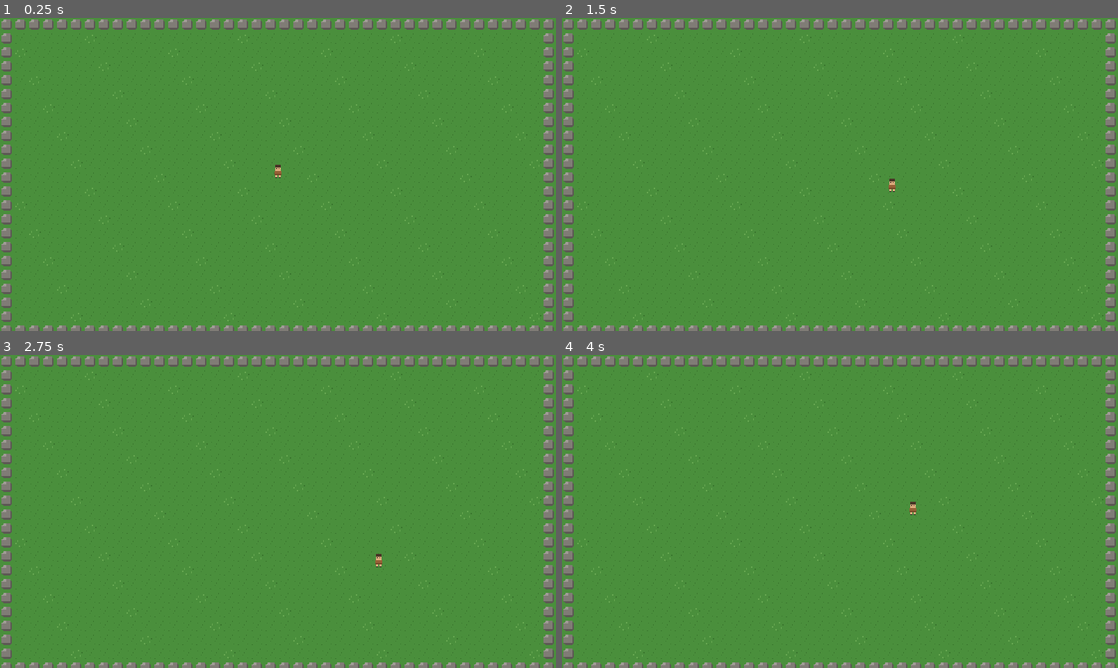
Above: before the commit, frames 1-4 (two rows, left to right).
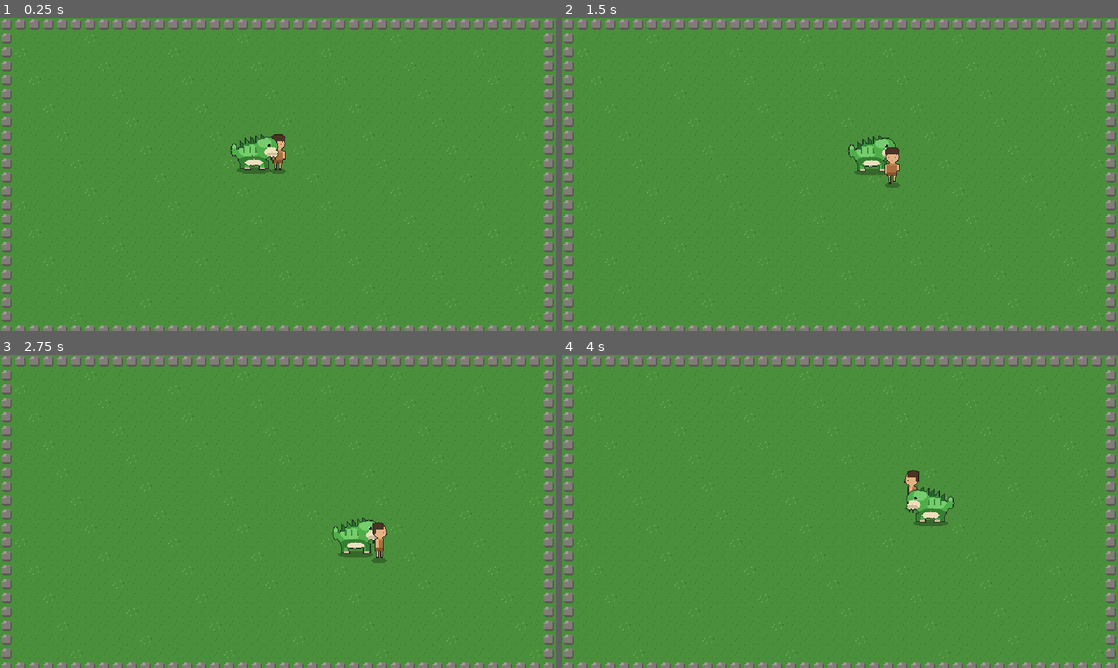
Above: after the commit, the same moments.

Repository: JunLee8108/Stoneage
Game: Godot game, scene res://field.tscn
The game is run twice, just before and just after one commit, with the same random seed, the same clock (stepped at 60 frames per second) and the same inputs.
Inputs:
- Up to frame 1 (0.25 s): no input
- Up to frame 2 (1.5 s): tap Enter at 0.5 s; hold Right (move_right) 0.53-1.28 s; hold Down (move_down) from 1.28 s (still down)
- Up to frame 3 (2.75 s): release Down (move_down) at 2.03 s; hold Right (move_right) from 2.03 s (still down)
- Up to frame 4 (4 s): release Right (move_right) at 2.78 s; hold Up (move_up) 2.78-3.53 s; hold Left (move_left) from 3.53 s (still down)

The runs differ from the first frame. In frame 1, 0.8% of the frame differs, in the area x 41-52%, y 36-52%; in frame 2, 0.8%; in frame 3, 0.8%; in frame 4, 0.8%.

Commit message:
스프라이트 파이프라인: 플레이어/베르가 걷기 시트 + AnimatedSprite2D + 펫 필드 동행
- 플레이어 32×48, 펫 64×64 임시 스프라이트시트 (4방향×4프레임, 추후 PNG 교체 전제)
- SpriteFrames 리소스로 방향별 걷기 애니메이션 구성
- pet_follower: 플레이어 추종 이동, 방향별 애니메이션, 정지 시 대기 포즈
- 필드 Y-sort 적용, 스크립트 scripts/ 폴더로 정리

Co-Authored-By: Claude Fable 5 <noreply@anthropic.com>
Claude-Session: https://claude.ai/code/session_019nLczVo6RGNCtNR613NpEv

Diff:
--- /dev/null
+++ b/assets/sprites/pets/verga_frames.tres
@@ -0,0 +1,138 @@
+[gd_resource type="SpriteFrames" load_steps=18 format=3 uid="uid://dvgafrm5s2kt3"]
+
+[ext_resource type="Texture2D" uid="uid://bvgapng6tx2m4" path="res://assets/sprites/pets/verga_walk.png" id="1_sheet"]
+
+[sub_resource type="AtlasTexture" id="AtlasTexture_down0"]
+atlas = ExtResource("1_sheet")
+region = Rect2(0, 0, 64, 64)
+
+[sub_resource type="AtlasTexture" id="AtlasTexture_down1"]
+atlas = ExtResource("1_sheet")
+region = Rect2(64, 0, 64, 64)
+
+[sub_resource type="AtlasTexture" id="AtlasTexture_down2"]
+atlas = ExtResource("1_sheet")
+region = Rect2(128, 0, 64, 64)
+
+[sub_resource type="AtlasTexture" id="AtlasTexture_down3"]
+atlas = ExtResource("1_sheet")
+region = Rect2(192, 0, 64, 64)
+
+[sub_resource type="AtlasTexture" id="AtlasTexture_left0"]
+atlas = ExtResource("1_sheet")
+region = Rect2(0, 64, 64, 64)
+
+[sub_resource type="AtlasTexture" id="AtlasTexture_left1"]
+atlas = ExtResource("1_sheet")
+region = Rect2(64, 64, 64, 64)
+
+[sub_resource type="AtlasTexture" id="AtlasTexture_left2"]
+atlas = ExtResource("1_sheet")
+region = Rect2(128, 64, 64, 64)
+
+[sub_resource type="AtlasTexture" id="AtlasTexture_left3"]
+atlas = ExtResource("1_sheet")
+region = Rect2(192, 64, 64, 64)
+
+[sub_resource type="AtlasTexture" id="AtlasTexture_right0"]
+atlas = ExtResource("1_sheet")
+region = Rect2(0, 128, 64, 64)
+
+[sub_resource type="AtlasTexture" id="AtlasTexture_right1"]
+atlas = ExtResource("1_sheet")
+region = Rect2(64, 128, 64, 64)
+
+[sub_resource type="AtlasTexture" id="AtlasTexture_right2"]
+atlas = ExtResource("1_sheet")
+region = Rect2(128, 128, 64, 64)
+
+[sub_resource type="AtlasTexture" id="AtlasTexture_right3"]
+atlas = ExtResource("1_sheet")
+region = Rect2(192, 128, 64, 64)
+
+[sub_resource type="AtlasTexture" id="AtlasTexture_up0"]
+atlas = ExtResource("1_sheet")
+region = Rect2(0, 192, 64, 64)
+
+[sub_resource type="AtlasTexture" id="AtlasTexture_up1"]
+atlas = ExtResource("1_sheet")
+region = Rect2(64, 192, 64, 64)
+
+[sub_resource type="AtlasTexture" id="AtlasTexture_up2"]
+atlas = ExtResource("1_sheet")
+region = Rect2(128, 192, 64, 64)
+
+[sub_resource type="AtlasTexture" id="AtlasTexture_up3"]
+atlas = ExtResource("1_sheet")
+region = Rect2(192, 192, 64, 64)
+
+[resource]
+animations = [{
+"frames": [{
+"duration": 1.0,
+"texture": SubResource("AtlasTexture_down0")
+}, {
+"duration": 1.0,
+"texture": SubResource("AtlasTexture_down1")
+}, {
+"duration": 1.0,
+"texture": SubResource("AtlasTexture_down2")
+}, {
+"duration": 1.0,
+"texture": SubResource("AtlasTexture_down3")
+}],
+"loop": true,
+"name": &"walk_down",
+"speed": 8.0
+}, {
+"frames": [{
+"duration": 1.0,
+"texture": SubResource("AtlasTexture_left0")
+}, {
+"duration": 1.0,
+"texture": SubResource("AtlasTexture_left1")
+}, {
+"duration": 1.0,
+"texture": SubResource("AtlasTexture_left2")
+}, {
+"duration": 1.0,
+"texture": SubResource("AtlasTexture_left3")
+}],
+"loop": true,
+"name": &"walk_left",
+"speed": 8.0
+}, {
+"frames": [{
+"duration": 1.0,
+"texture": SubResource("AtlasTexture_right0")
+}, {
+"duration": 1.0,
+"texture": SubResource("AtlasTexture_right1")
+}, {
+"duration": 1.0,
+"texture": SubResource("AtlasTexture_right2")
+}, {
+"duration": 1.0,
+"texture": SubResource("AtlasTexture_right3")
+}],
+"loop": true,
+"name": &"walk_right",
+"speed": 8.0
+}, {
+"frames": [{
+"duration": 1.0,
+"texture": SubResource("AtlasTexture_up0")
+}, {
+"duration": 1.0,
+"texture": SubResource("AtlasTexture_up1")
+}, {
+"duration": 1.0,
+"texture": SubResource("AtlasTexture_up2")
+}, {
+"duration": 1.0,
+"texture": SubResource("AtlasTexture_up3")
+}],
+"loop": true,
+"name": &"walk_up",
+"speed": 8.0
+}]
--- /dev/null
+++ b/assets/sprites/player_frames.tres
@@ -0,0 +1,138 @@
+[gd_resource type="SpriteFrames" load_steps=18 format=3 uid="uid://bplwfrm3s2kt1"]
+
+[ext_resource type="Texture2D" uid="uid://cplwpng4tx2mf" path="res://assets/sprites/player_walk.png" id="1_sheet"]
+
+[sub_resource type="AtlasTexture" id="AtlasTexture_down0"]
+atlas = ExtResource("1_sheet")
+region = Rect2(0, 0, 32, 48)
+
+[sub_resource type="AtlasTexture" id="AtlasTexture_down1"]
+atlas = ExtResource("1_sheet")
+region = Rect2(32, 0, 32, 48)
+
+[sub_resource type="AtlasTexture" id="AtlasTexture_down2"]
+atlas = ExtResource("1_sheet")
+region = Rect2(64, 0, 32, 48)
+
+[sub_resource type="AtlasTexture" id="AtlasTexture_down3"]
+atlas = ExtResource("1_sheet")
+region = Rect2(96, 0, 32, 48)
+
+[sub_resource type="AtlasTexture" id="AtlasTexture_left0"]
+atlas = ExtResource("1_sheet")
+region = Rect2(0, 48, 32, 48)
+
+[sub_resource type="AtlasTexture" id="AtlasTexture_left1"]
+atlas = ExtResource("1_sheet")
+region = Rect2(32, 48, 32, 48)
+
+[sub_resource type="AtlasTexture" id="AtlasTexture_left2"]
+atlas = ExtResource("1_sheet")
+region = Rect2(64, 48, 32, 48)
+
+[sub_resource type="AtlasTexture" id="AtlasTexture_left3"]
+atlas = ExtResource("1_sheet")
+region = Rect2(96, 48, 32, 48)
+
+[sub_resource type="AtlasTexture" id="AtlasTexture_right0"]
+atlas = ExtResource("1_sheet")
+region = Rect2(0, 96, 32, 48)
+
+[sub_resource type="AtlasTexture" id="AtlasTexture_right1"]
+atlas = ExtResource("1_sheet")
+region = Rect2(32, 96, 32, 48)
+
+[sub_resource type="AtlasTexture" id="AtlasTexture_right2"]
+atlas = ExtResource("1_sheet")
+region = Rect2(64, 96, 32, 48)
+
+[sub_resource type="AtlasTexture" id="AtlasTexture_right3"]
+atlas = ExtResource("1_sheet")
+region = Rect2(96, 96, 32, 48)
+
+[sub_resource type="AtlasTexture" id="AtlasTexture_up0"]
+atlas = ExtResource("1_sheet")
+region = Rect2(0, 144, 32, 48)
+
+[sub_resource type="AtlasTexture" id="AtlasTexture_up1"]
+atlas = ExtResource("1_sheet")
+region = Rect2(32, 144, 32, 48)
+
+[sub_resource type="AtlasTexture" id="AtlasTexture_up2"]
+atlas = ExtResource("1_sheet")
+region = Rect2(64, 144, 32, 48)
+
+[sub_resource type="AtlasTexture" id="AtlasTexture_up3"]
+atlas = ExtResource("1_sheet")
+region = Rect2(96, 144, 32, 48)
+
+[resource]
+animations = [{
+"frames": [{
+"duration": 1.0,
+"texture": SubResource("AtlasTexture_down0")
+}, {
+"duration": 1.0,
+"texture": SubResource("AtlasTexture_down1")
+}, {
+"duration": 1.0,
+"texture": SubResource("AtlasTexture_down2")
+}, {
+"duration": 1.0,
+"texture": SubResource("AtlasTexture_down3")
+}],
+"loop": true,
+"name": &"walk_down",
+"speed": 8.0
+}, {
+"frames": [{
+"duration": 1.0,
+"texture": SubResource("AtlasTexture_left0")
+}, {
+"duration": 1.0,
+"texture": SubResource("AtlasTexture_left1")
+}, {
+"duration": 1.0,
+"texture": SubResource("AtlasTexture_left2")
+}, {
+"duration": 1.0,
+"texture": SubResource("AtlasTexture_left3")
+}],
+"loop": true,
+"name": &"walk_left",
+"speed": 8.0
+}, {
+"frames": [{
+"duration": 1.0,
+"texture": SubResource("AtlasTexture_right0")
+}, {
+"duration": 1.0,
+"texture": SubResource("AtlasTexture_right1")
+}, {
+"duration": 1.0,
+"texture": SubResource("AtlasTexture_right2")
+}, {
+"duration": 1.0,
+"texture": SubResource("AtlasTexture_right3")
+}],
+"loop": true,
+"name": &"walk_right",
+"speed": 8.0
+}, {
+"frames": [{
+"duration": 1.0,
+"texture": SubResource("AtlasTexture_up0")
+}, {
+"duration": 1.0,
+"texture": SubResource("AtlasTexture_up1")
+}, {
+"duration": 1.0,
+"texture": SubResource("AtlasTexture_up2")
+}, {
+"duration": 1.0,
+"texture": SubResource("AtlasTexture_up3")
+}],
+"loop": true,
+"name": &"walk_up",
+"speed": 8.0
+}]
--- a/data/pets/verga.tres
+++ b/data/pets/verga.tres
@@ -1,6 +1,7 @@
-[gd_resource type="Resource" script_class="PetSpecies" load_steps=2 format=3 uid="uid://cvgadata5xm3e"]
+[gd_resource type="Resource" script_class="PetSpecies" load_steps=3 format=3 uid="uid://cvgadata5xm3e"]
 
 [ext_resource type="Script" uid="uid://dpetspec4mk2t" path="res://scripts/pet_species.gd" id="1_species"]
+[ext_resource type="SpriteFrames" uid="uid://dvgafrm5s2kt3" path="res://assets/sprites/pets/verga_frames.tres" id="2_frames"]
 
 [resource]
 script = ExtResource("1_species")
@@ -15,3 +16,4 @@
 growth_attack = 2.2
 growth_defense = 1.1
 growth_agility = 1.4
+walk_frames = ExtResource("2_frames")
--- a/field.tscn
+++ b/field.tscn
@@ -1,9 +1,11 @@
-[gd_scene load_steps=3 format=3 uid="uid://cvvs2tewt4d51"]
+[gd_scene load_steps=4 format=3 uid="uid://cvvs2tewt4d51"]
 
 [ext_resource type="TileSet" uid="uid://dg5wq1nbveh3o" path="res://assets/tiles/grass_tileset.tres" id="1_tileset"]
 [ext_resource type="PackedScene" uid="uid://b7ju6smfq2xnd" path="res://player.tscn" id="2_player"]
+[ext_resource type="PackedScene" uid="uid://dpetscn8vq2xn" path="res://pet.tscn" id="3_pet"]
 
 [node name="Field" type="Node2D"]
+y_sort_enabled = true
 
 [node name="Ground" type="TileMapLayer" parent="."]
 tile_map_data = PackedByteArray("AAAAAAAAAAACAAAAAAABAAAAAAACAAAAAAACAAAAAAACAAAAAAADAAAAAAACAAAAAAAEAAAAAAACAAAAAAAFAA …(14640 unchanged characters)…
@@ -11,3 +13,7 @@
 
 [node name="Player" parent="." instance=ExtResource("2_player")]
 position = Vector2(320, 176)
+
+[node name="Pet" parent="." instance=ExtResource("3_pet") node_paths=PackedStringArray("target")]
+position = Vector2(284, 176)
+target = NodePath("../Player")
--- /dev/null
+++ b/pet.tscn
@@ -0,0 +1,14 @@
+[gd_scene load_steps=4 format=3 uid="uid://dpetscn8vq2xn"]
+
+[ext_resource type="Script" uid="uid://cpetfolw7mk2t" path="res://scripts/pet_follower.gd" id="1_script"]
+[ext_resource type="Resource" uid="uid://cvgadata5xm3e" path="res://data/pets/verga.tres" id="2_species"]
+[ext_resource type="SpriteFrames" uid="uid://dvgafrm5s2kt3" path="res://assets/sprites/pets/verga_frames.tres" id="3_frames"]
+
+[node name="Pet" type="Node2D"]
+script = ExtResource("1_script")
+species = ExtResource("2_species")
+
+[node name="AnimatedSprite2D" type="AnimatedSprite2D" parent="."]
+offset = Vector2(0, -26)
+sprite_frames = ExtResource("3_frames")
+animation = &"walk_down"
--- a/player.gd
+++ /dev/null
@@ -1,9 +0,0 @@
-extends CharacterBody2D
-
-## 필드 이동 속도 (픽셀/초). 16px 타일 기준 초당 5칸.
-const SPEED := 80.0
-
-func _physics_process(_delta: float) -> void:
-	var direction := Input.get_vector("move_left", "move_right", "move_up", "move_down")
-	velocity = direction * SPEED
-	move_and_slide()
--- a/player.tscn
+++ b/player.tscn
@@ -1,17 +1,19 @@
 [gd_scene load_steps=4 format=3 uid="uid://b7ju6smfq2xnd"]
 
-[ext_resource type="Script" uid="uid://c0vpxq8rmga2t" path="res://player.gd" id="1_player"]
-[ext_resource type="Texture2D" uid="uid://cf8k2trpdw4mn" path="res://assets/sprites/player_temp.png" id="2_tex"]
+[ext_resource type="Script" uid="uid://c0vpxq8rmga2t" path="res://scripts/player.gd" id="1_player"]
+[ext_resource type="SpriteFrames" uid="uid://bplwfrm3s2kt1" path="res://assets/sprites/player_frames.tres" id="2_frames"]
 
 [sub_resource type="RectangleShape2D" id="RectangleShape2D_body"]
-size = Vector2(12, 10)
+size = Vector2(14, 8)
 
 [node name="Player" type="CharacterBody2D"]
 script = ExtResource("1_player")
 
-[node name="Sprite2D" type="Sprite2D" parent="."]
-texture = ExtResource("2_tex")
+[node name="AnimatedSprite2D" type="AnimatedSprite2D" parent="."]
+offset = Vector2(0, -20)
+sprite_frames = ExtResource("2_frames")
+animation = &"walk_down"
 
 [node name="CollisionShape2D" type="CollisionShape2D" parent="."]
-position = Vector2(0, 3)
+position = Vector2(0, -2)
 shape = SubResource("RectangleShape2D_body")
--- /dev/null
+++ b/scripts/pet_follower.gd
@@ -0,0 +1,35 @@
+extends Node2D
+
+## 필드에서 플레이어를 따라다니는 동행 펫.
+
+const FOLLOW_DISTANCE := 28.0   # 이 거리 안이면 멈춘다
+const SPEED := 90.0             # 플레이어(80)보다 살짝 빨라야 안 뒤처진다
+
+@export var species: PetSpecies
+@export var target: Node2D
+
+@onready var sprite: AnimatedSprite2D = $AnimatedSprite2D
+
+var facing := "down"
+
+func _ready() -> void:
+	if species and species.walk_frames:
+		sprite.sprite_frames = species.walk_frames
+
+
+func _physics_process(delta: float) -> void:
+	if target == null:
+		return
+	var to_target := target.global_position - global_position
+	var distance := to_target.length()
+	if distance <= FOLLOW_DISTANCE:
+		sprite.pause()
+		sprite.frame = 0
+		return
+	var dir := to_target / distance
+	global_position += dir * minf(SPEED * delta, distance - FOLLOW_DISTANCE)
+	if absf(dir.x) > absf(dir.y):
+		facing = "right" if dir.x > 0.0 else "left"
+	else:
+		facing = "down" if dir.y > 0.0 else "up"
+	sprite.play("walk_" + facing)
--- /dev/null
+++ b/scripts/player.gd
@@ -0,0 +1,26 @@
+extends CharacterBody2D
+
+## 필드 이동 속도 (픽셀/초). 16px 타일 기준 초당 5칸.
+const SPEED := 80.0
+
+@onready var sprite: AnimatedSprite2D = $AnimatedSprite2D
+
+var facing := "down"
+
+func _physics_process(_delta: float) -> void:
+	var direction := Input.get_vector("move_left", "move_right", "move_up", "move_down")
+	velocity = direction * SPEED
+	move_and_slide()
+	_update_animation(direction)
+
+
+func _update_animation(direction: Vector2) -> void:
+	if direction == Vector2.ZERO:
+		sprite.pause()
+		sprite.frame = 0
+		return
+	if absf(direction.x) > absf(direction.y):
+		facing = "right" if direction.x > 0.0 else "left"
+	else:
+		facing = "down" if direction.y > 0.0 else "up"
+	sprite.play("walk_" + facing)
Binary file added: assets/sprites/pets/verga_walk.png
Not shown, added: assets/sprites/pets/verga_walk.png.import
Binary file removed: assets/sprites/player_temp.png
Binary file added: assets/sprites/player_walk.png
Not shown, changed: assets/sprites/player_walk.png.import
Not shown, added: scripts/pet_follower.gd.uid
Renamed: player.gd.uid -> scripts/player.gd.uid
